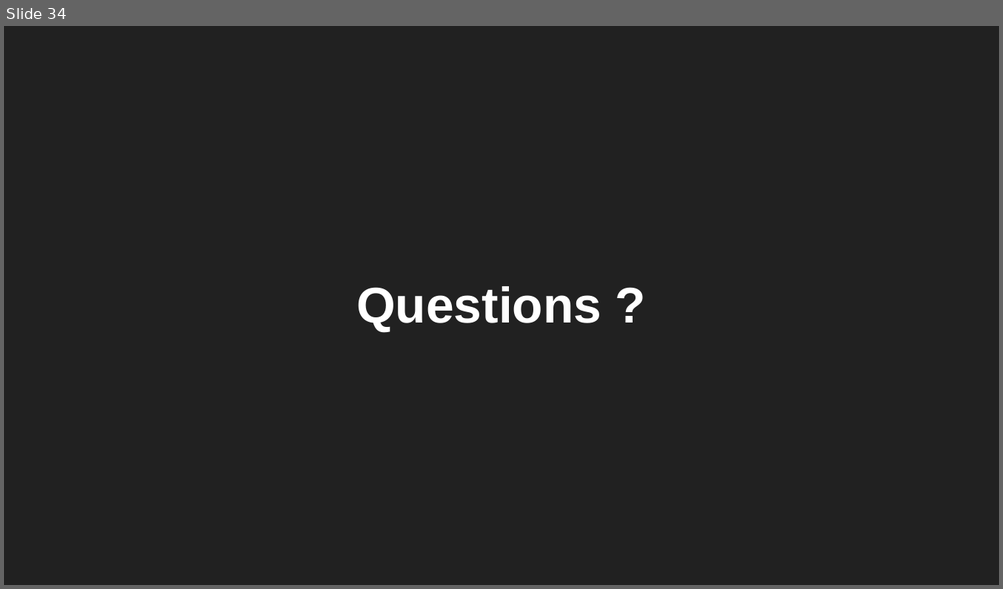
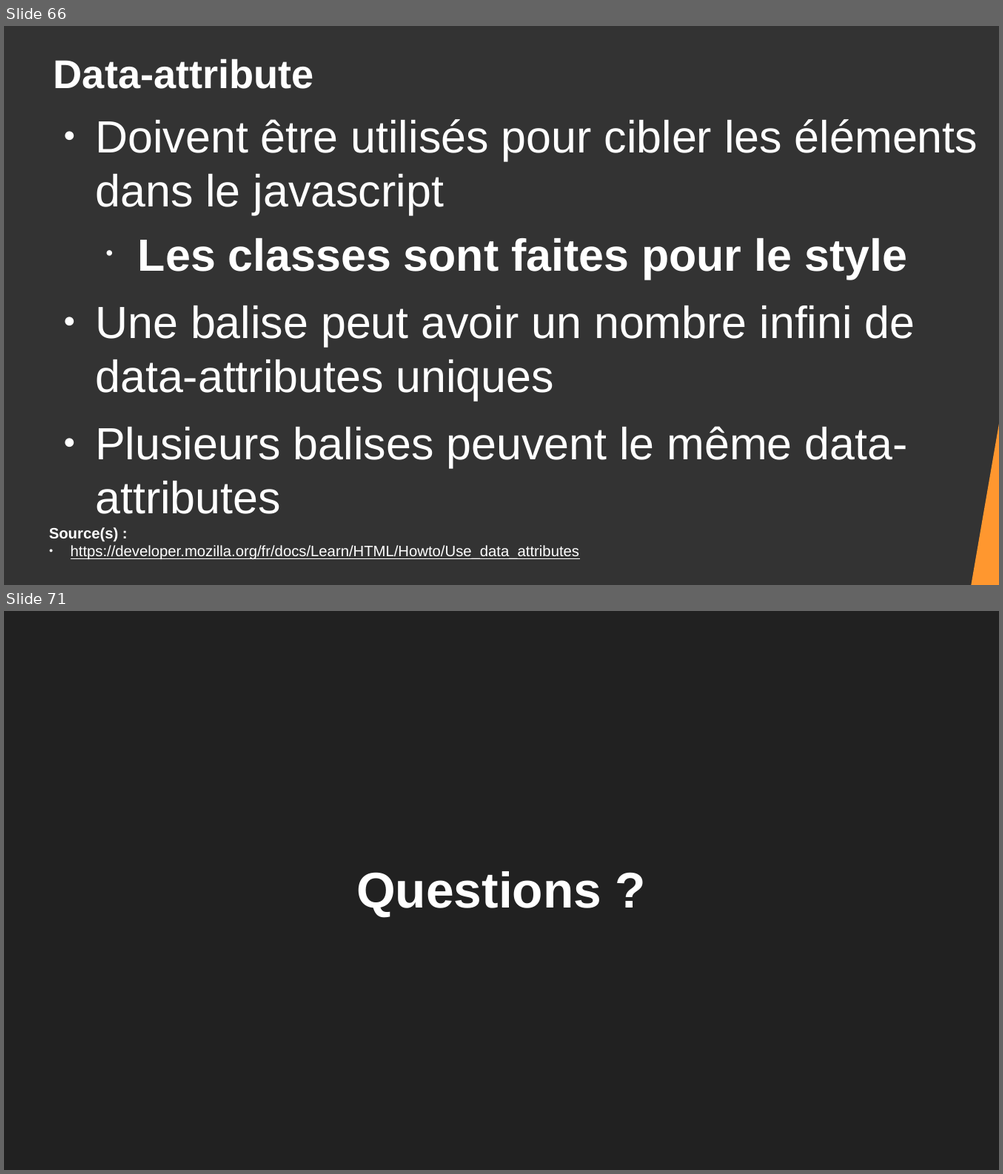
Before and after one commit to DanYellow/cours, a slide deck: integration-web-s2/travaux-pratiques/numero-5/presentation.odp. Shown one above the other, each under a label of ours: slide 34 before the commit, slides 66 and 71 after it; the slides between them are not shown. The pictures are 1003x589 and 1003x1174 pixels, drawn with LibreOffice and Linux fonts; fonts in the diff are those of the drawing. Boxes give left, top, right and bottom in pixels: in the first picture for what was removed or moved away, otherwise in the second. Text is boxed around its words. In the diff, an @@ line names an element or a change of style, - is before the commit and + after.

```diff
--- a/integration-web-s2/travaux-pratiques/numero-5/presentation.odp
+++ b/integration-web-s2/travaux-pratiques/numero-5/presentation.odp
@@ slide 66 added at <box>4,26,999,585</box>, background #333333 @@
@@ title added at <box>54,59,314,89</box>, 32 pt, text #FFFFFF, bold @@
+Data-attribute
@@ text added at <box>95,119,977,514</box>, 36 pt, text #FFFFFF @@
+● Doivent être utilisés pour cibler les éléments dans le javascript
+  • Les classes sont faites pour le style
+● Une balise peut avoir un nombre infini de data-attributes uniques
+● Plusieurs balises peuvent le même data-attributes
@@ right triangle added at <box>970,407,999,585</box>, fill #FF972F @@
@@ text added at <box>49,528,579,560</box>, 12 pt, text #FFFFFF, underline @@
+Source(s) :
+● https://developer.mozilla.org/fr/docs/Learn/HTML/Howto/Use_data_attributes
@@ what was slide 34 is now slide 71 @@
```
Also in this commit, not shown: 1 slide changed, 66 other slides added, 30 slides removed, 18 other files.
